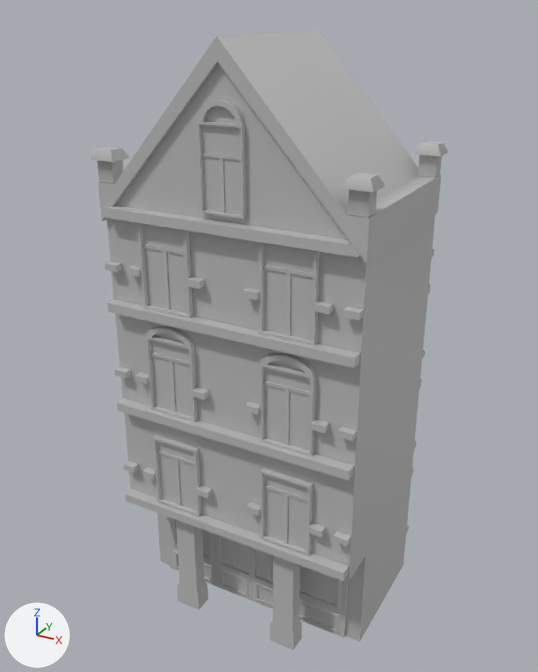
The FBX model SoteriaGame/Assets/Resources/Models/Environment/Hub_Bld/HUB_Bld_Side_02.fbx: old version first, new version second.
The view is the same before and after, from a camera (50 mm lens) standing at (31.5, -60.7, 58.2) and looking at (-0.6, -2.3, 29.0). Lighting does not change. The marker at lower left points along +X, +Y and +Z. Where no turn or scale is listed for an object, it has been applied to the vertices.

Objects in the first picture: 'Side_02'.
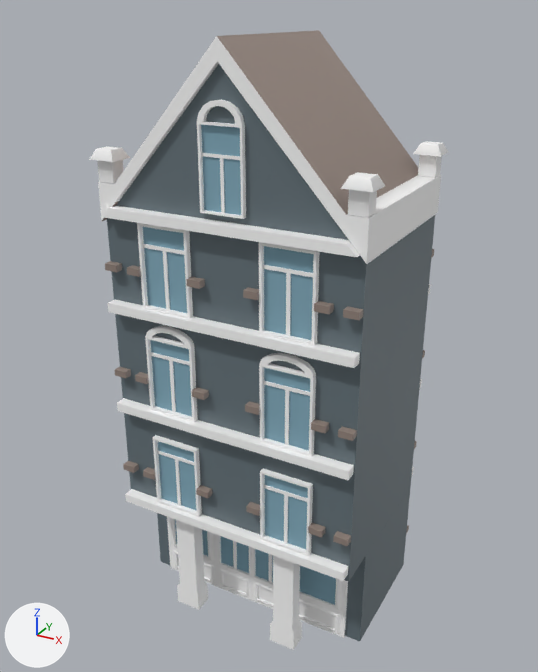
Where the change shows, as pixel boxes (x1, y1, x2, y2) in the pictures (538 x 672 px):
part 1 of me_mesh, recoloured: (89, 36, 441, 650) in both
part 2 of me_mesh, recoloured (grey to white): (412, 141, 448, 475) in both
part 3 of me_mesh, recoloured (grey to blue): (143, 124, 336, 605) in both
part 4 of me_mesh, recoloured: (157, 486, 411, 641) in both
part 5 of me_mesh, recoloured: (349, 215, 435, 581) in both
part 6 of me_mesh, recoloured: (107, 64, 366, 582) in both
part 7 of me_mesh, recoloured: (115, 367, 357, 546) in both
part 8 of me_mesh, recoloured: (102, 30, 418, 320) in both

The edits, one by one:
Material 'brown' (mat_brown) is new.
Its base color is (0.298, 0.235, 0.204) (grey #94857d).
Material 'lt_blue' (mat_lt_blue) is new.
Its base color is (0.221, 0.402, 0.5) (blue #81aabc).
Its roughness is 0.749.
Material 'white' (mat_white) is new.
Its base color is (1.0, 1.0, 1.0) (white #ffffff).
Material 'drk_blue' (mat_drk_blue) is new.
Its base color is (0.13, 0.171, 0.194) (dark blue #65737a).
Material 'red_dark' (mat_red_dark) is new.
Its base color is (0.181, 0.0624, 0.0624) (brown #764747).
me_mesh has 1540 vertices, 1292 faces and spans x -12.9..12.9, y -9.5..9.5, z -28.2..28.2.
me_mesh is used by ob_side_02; location (0.0, -2.4, 28.2).
me_mesh part 1: 539 of the faces centred in x -12.7..12.7, y -9.5..-0.2, z -28.2..23.7 switch from mat_lambert3 (grey #bcbcbc) to mat_white (white #ffffff).
me_mesh part 2: 451 of the faces centred in x -12.7..12.7, y 6.7..9.5, z -26.6..23.7 switch from mat_lambert3 (grey #bcbcbc) to mat_white (white #ffffff).
me_mesh part 3: 20 of the faces centred in x -7.5..7.5, y -8.6..8.6, z -22.2..18.4 switch from mat_lambert3 (grey #bcbcbc) to mat_lt_blue (blue #81aabc).
me_mesh part 4: 12 of the faces centred in x -12.3..12.3, y -4.5..8.5, z -28.2..-17.4 switch from mat_lambert3 (grey #bcbcbc) to mat_drk_blue (dark blue #65737a).
me_mesh part 5: 4 of the faces centred in x -12.3..12.3, y 0.0..8.5, z -2.2..1.2 switch from mat_lambert3 (grey #bcbcbc) to mat_drk_blue (dark blue #65737a).
me_mesh part 6: 2 of the faces centred in x -6.2..6.1, y -8.4, z 1.2 switch from mat_lambert3 (grey #bcbcbc) to mat_drk_blue (dark blue #65737a).
me_mesh part 7: 72 of the faces centred in x -12.3..12.3, y -9.2..-8.5, z -12.9..-1.6 switch from mat_lambert3 (grey #bcbcbc) to mat_brown (grey #94857d).
me_mesh part 8: 40 of the faces centred in x -12.3..12.3, y -9.2..-0.2, z 8.4..22.2 switch from mat_lambert3 (grey #bcbcbc) to mat_brown (grey #94857d).
me_mesh now uses material mat_red_dark (brown #764747).
